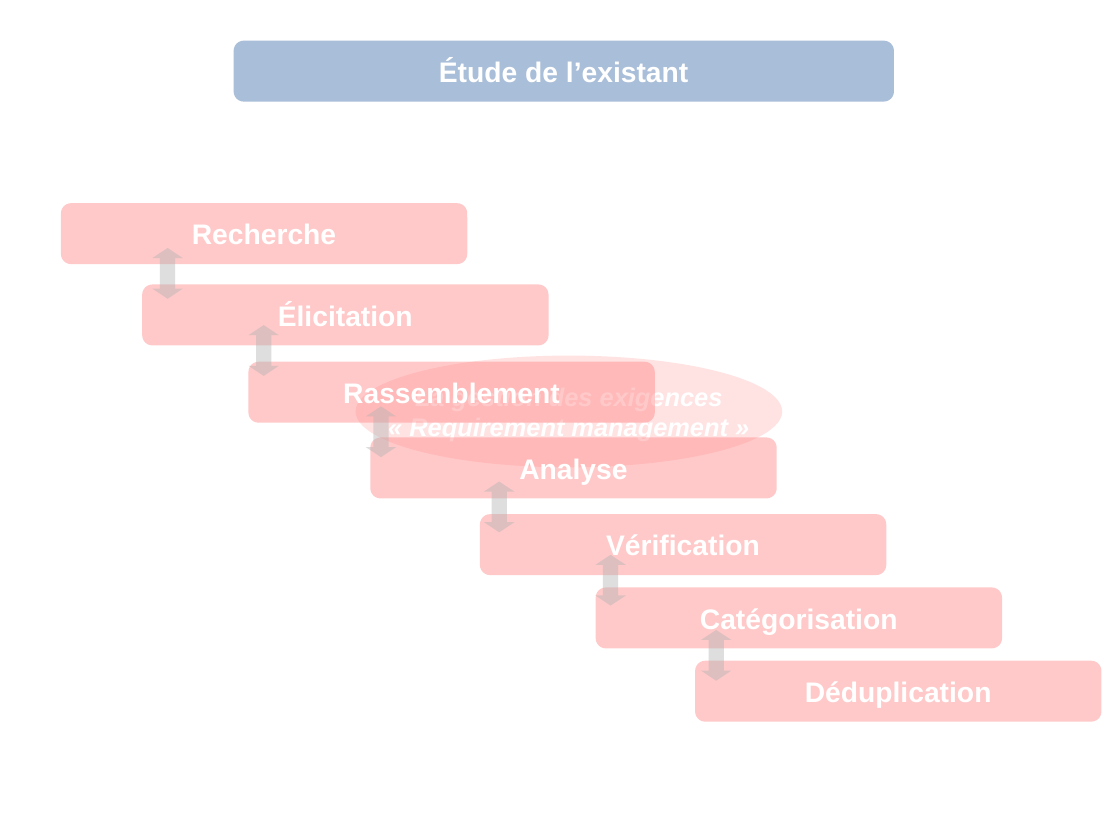
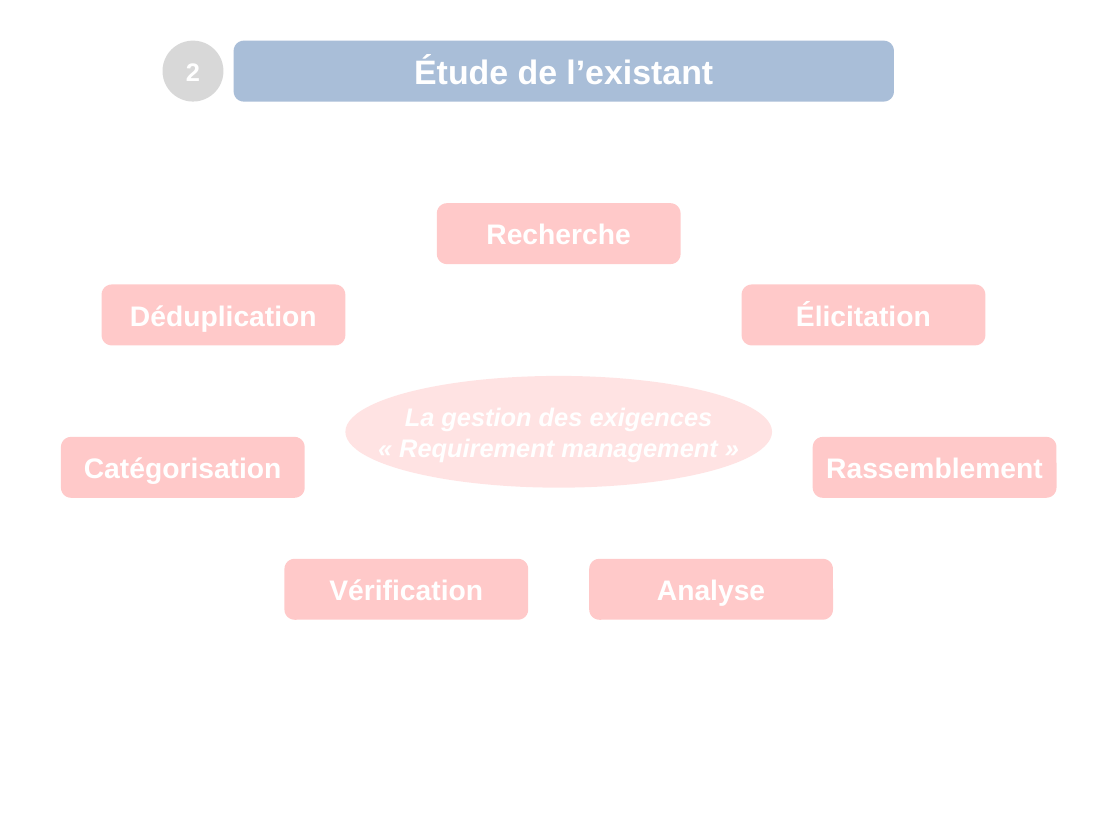
Before and after one commit to amine95bz/PFE, a slide deck: slide 7 of presentation.odp. Drawn at 1120x840 pixels with LibreOffice and Linux fonts; fonts in the diff are those of the drawing; background and template pictures are left out. Boxes give left, top, right and bottom in pixels: in the first picture for what was removed or moved away, otherwise in the second. Text is boxed around its words. In the diff, an @@ line names an element or a change of style, - is before the commit and + after.

```diff
--- a/presentation.odp
+++ b/presentation.odp
@@ ellipse added at box(163, 41, 224, 102), fill #B2B2B2 at 50% opacity, 18 pt, text #FFFFFF, bold @@
+2
@@ rounded rectangle "Étude de l’existant" at box(234, 41, 894, 102): size 20 to 24 pt @@
@@ rounded rectangle "Recherche": place and size @@
-rounded rectangle "Recherche" at box(61, 203, 468, 264)
+rounded rectangle "Recherche" at box(437, 203, 681, 264)
@@ up down arrow removed at box(152, 248, 183, 299) @@
@@ rounded rectangle "Déduplication": place and size @@
-rounded rectangle "Déduplication" at box(695, 661, 1102, 722)
+rounded rectangle "Déduplication" at box(102, 285, 346, 346)
@@ rounded rectangle "Élicitation": place and size @@
-rounded rectangle "Élicitation" at box(142, 285, 549, 346)
+rounded rectangle "Élicitation" at box(742, 285, 986, 346)
@@ up down arrow removed at box(249, 325, 279, 376) @@
@@ ellipse "La gestion des exigences": place and size @@
-ellipse "La gestion des exigences" at box(356, 356, 783, 468)
+ellipse "La gestion des exigences" at box(346, 376, 772, 488)
@@ up down arrow removed at box(366, 407, 396, 457) @@
@@ rounded rectangle "Catégorisation": place and size @@
-rounded rectangle "Catégorisation" at box(596, 587, 1002, 648)
+rounded rectangle "Catégorisation" at box(61, 437, 305, 498)
@@ rounded rectangle "Rassemblement": place and size @@
-rounded rectangle "Rassemblement" at box(249, 362, 656, 423)
+rounded rectangle "Rassemblement" at box(813, 437, 1057, 498)
@@ up down arrow removed at box(484, 482, 514, 533) @@
@@ rounded rectangle "Vérification": place and size @@
-rounded rectangle "Vérification" at box(480, 514, 886, 575)
+rounded rectangle "Vérification" at box(285, 559, 528, 620)
@@ rounded rectangle "Analyse": place and size @@
-rounded rectangle "Analyse" at box(371, 438, 777, 499)
+rounded rectangle "Analyse" at box(589, 559, 833, 620)
@@ up down arrow removed at box(596, 555, 626, 606) @@
@@ up down arrow removed at box(701, 630, 732, 681) @@
```
Also in this commit, not shown: 12 other slides changed, 1 slide added, 1 slide removed, 2 other files.
